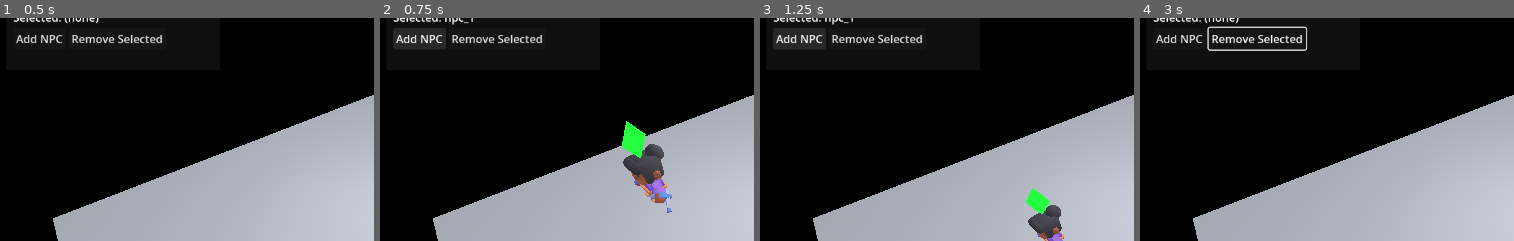
Above: before the commit, frames 1-4 (left to right).
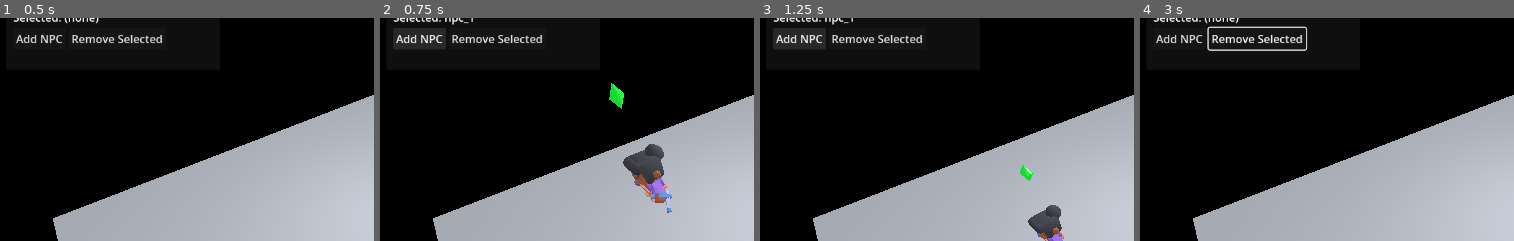
Above: after the commit, the same moments.

Repository: lemonhall/openagentic-sdk-gdscript
Game: Godot game, scene res://vr_offices/VrOffices.tscn
The game is run twice, just before and just after one commit, with the same random seed, the same clock (stepped at 60 frames per second) and the same inputs. Sound files missing from this copy of the repository are replaced by a short silence.
Inputs (mouse positions are % of the whole screen's width and height, from its top left):
- Up to frame 1 (0.5 s): no input
- Up to frame 2 (0.75 s): click "Add NPC" at 0.5 s
- Up to frame 3 (1.25 s): no input
- Up to frame 4 (3 s): click "Remove Selected" at 1.25 s; tap Enter at 2 s; move the mouse to (77, 45) at 2.02 s; hold Right (ui_right) 2.03-2.78 s; tap E at 2.1, 2.85 s; click (77, 45) at 2.17 s; tap Space at 2.75 s; move the mouse to (32, 55) at 2.77 s; hold Down (ui_down) from 2.78 s (still down)
The pictures show only the part of the screen within x 0-50%, y 5-55%; the shares and areas given below are measured in that part.

Frame 1 is identical in both runs. In frame 2, 0.9% of the frame differs, in the area x 61-72%, y 29-63%; in frame 3, 0.6%; in frame 4, nothing differs.

Commit message:
tweak: improve selection plumbob visuals

Diff:
--- a/vr_offices/npc/Npc.gd
+++ b/vr_offices/npc/Npc.gd
@@ -51,7 +51,7 @@
 	if selection_plumbob == null or not selection_plumbob.visible:
 		return
 	_select_time += delta
-	selection_plumbob.position.y = _plumbob_base_y + sin(_select_time * 2.0) * 0.12
+	selection_plumbob.position.y = _plumbob_base_y + sin(_select_time * 2.0) * 0.08
 	selection_plumbob.rotation.y = _plumbob_base_rot_y + _select_time * 1.2
 
 func set_selected(is_selected: bool) -> void:
--- a/vr_offices/npc/Npc.tscn
+++ b/vr_offices/npc/Npc.tscn
@@ -19,13 +19,15 @@
 
 [sub_resource type="CylinderMesh" id="CylinderMesh_2"]
 top_radius = 0.0
-bottom_radius = 0.18
-height = 0.26
+bottom_radius = 0.16
+height = 0.24
 radial_segments = 4
 
 [sub_resource type="StandardMaterial3D" id="StandardMaterial3D_2"]
-shading_mode = 0
+shading_mode = 1
 albedo_color = Color(0.15, 1, 0.25, 1)
+roughness = 0.25
+metallic = 0.05
 
 [node name="Npc" type="CharacterBody3D"]
 collision_layer = 2
@@ -48,14 +50,15 @@
 
 [node name="SelectionPlumbob" type="Node3D" parent="."]
 visible = false
-position = Vector3(0, 1.55, 0)
+position = Vector3(0, 2.05, 0)
+scale = Vector3(0.6, 0.6, 0.6)
 
 [node name="Top" type="MeshInstance3D" parent="SelectionPlumbob"]
 mesh = SubResource("CylinderMesh_2")
 material_override = SubResource("StandardMaterial3D_2")
 
 [node name="Bottom" type="MeshInstance3D" parent="SelectionPlumbob"]
-position = Vector3(0, -0.26, 0)
+position = Vector3(0, -0.24, 0)
 rotation = Vector3(3.14159, 0, 0)
 mesh = SubResource("CylinderMesh_2")
 material_override = SubResource("StandardMaterial3D_2")
Not shown, changed: docs/vr_offices/README.md
